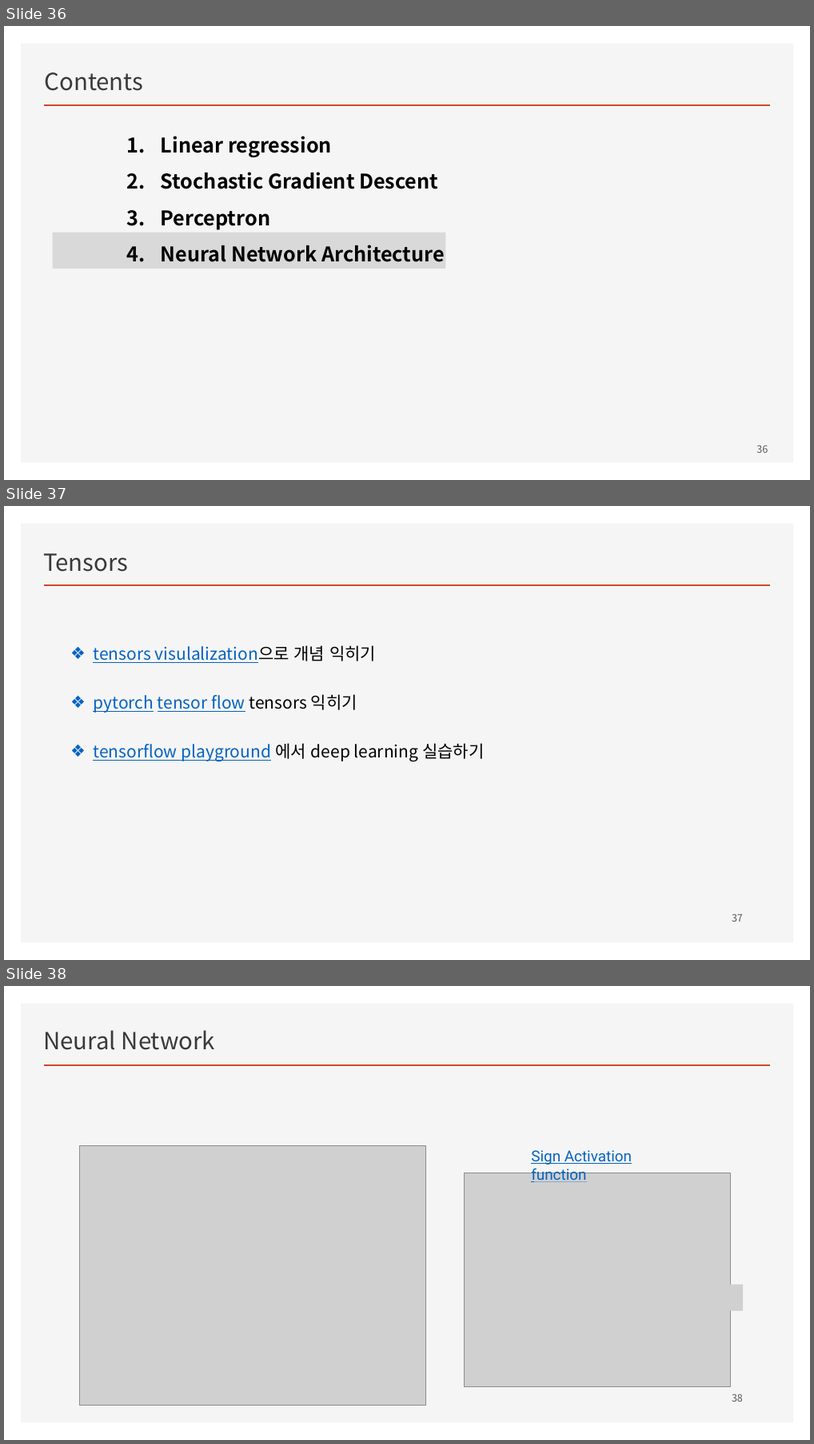
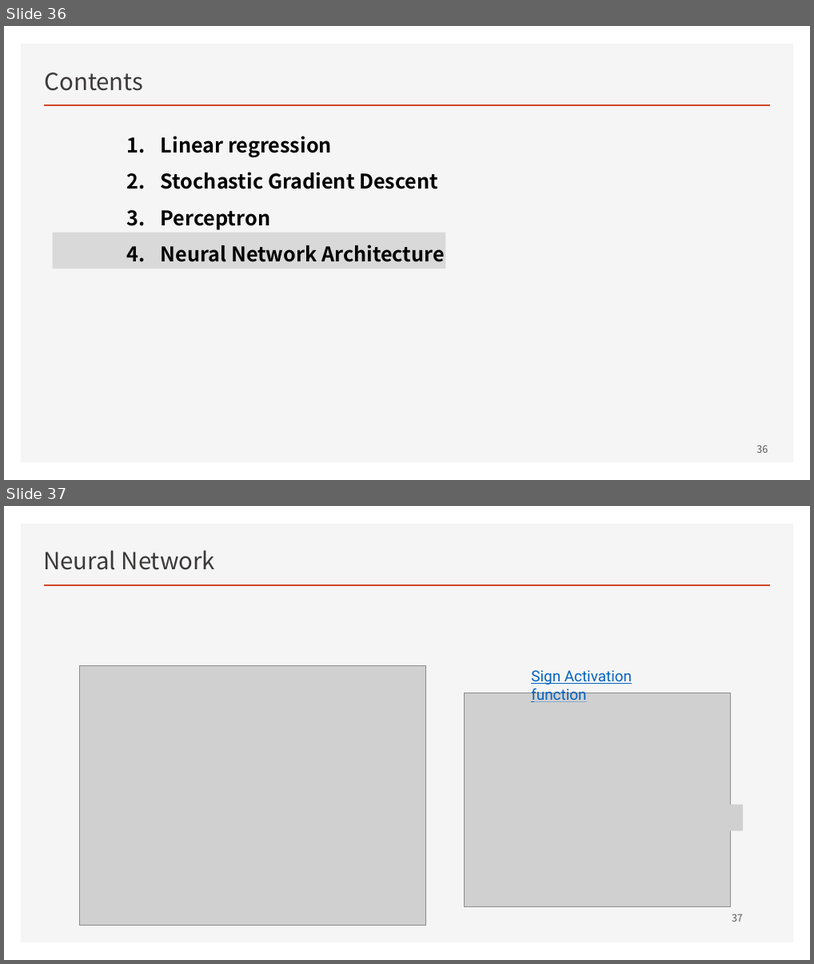
Before and after one commit to ancestor9/mathematics-for-machine-learning, a slide deck: w4_Perceptron_Regression.pptx. Shown one above the other, each under a label of ours: slides 36, 37 and 38 before the commit, slides 36 and 37 after it. The pictures are 814x1444 and 814x964 pixels, drawn with LibreOffice and Linux fonts; fonts in the diff are those of the drawing; grey boxes stand for pictures; background and template pictures are left out. Boxes give left, top, right and bottom in pixels: in the first picture for what was removed or moved away, otherwise in the second. Text is boxed around its words. In the diff, an @@ line names an element or a change of style, - is before the commit and + after.

```diff
--- a/w4_Perceptron_Regression.pptx
+++ b/w4_Perceptron_Regression.pptx
@@ slide 37 removed at [4, 506, 810, 960], background #FFFFFF; not listed: 2 template elements that a slide beside it also shows @@
@@ text removed at [43, 553, 128, 572] @@
-Tensors
@@ text removed at [93, 645, 484, 761] @@
-❖ tensors visulalization으로 개념 익히기
-❖ pytorch tensor flow tensors 익히기
-❖ tensorflow playground 에서 deep learning 실습하기
@@ page number removed at [732, 913, 743, 921] @@
-37
@@ what was slide 38 is now slide 37 @@
@@ page number at [732, 913, 743, 921]: text changed @@
-38
+37
```
Also in this commit, not shown: 1 slide changed.
